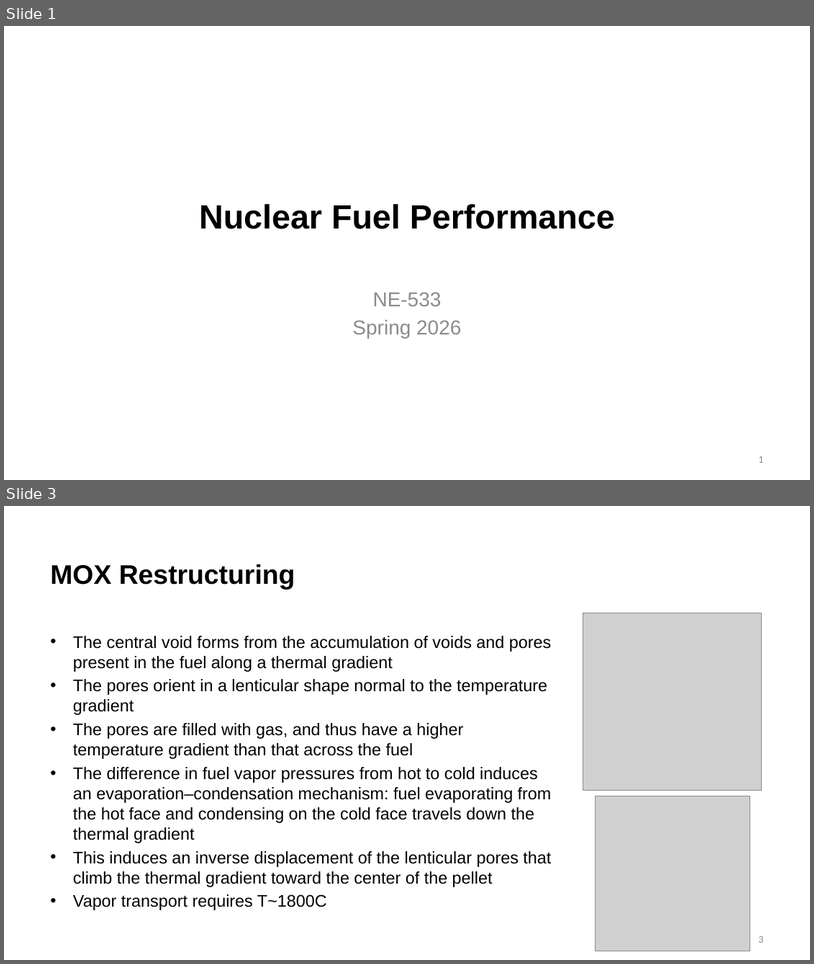
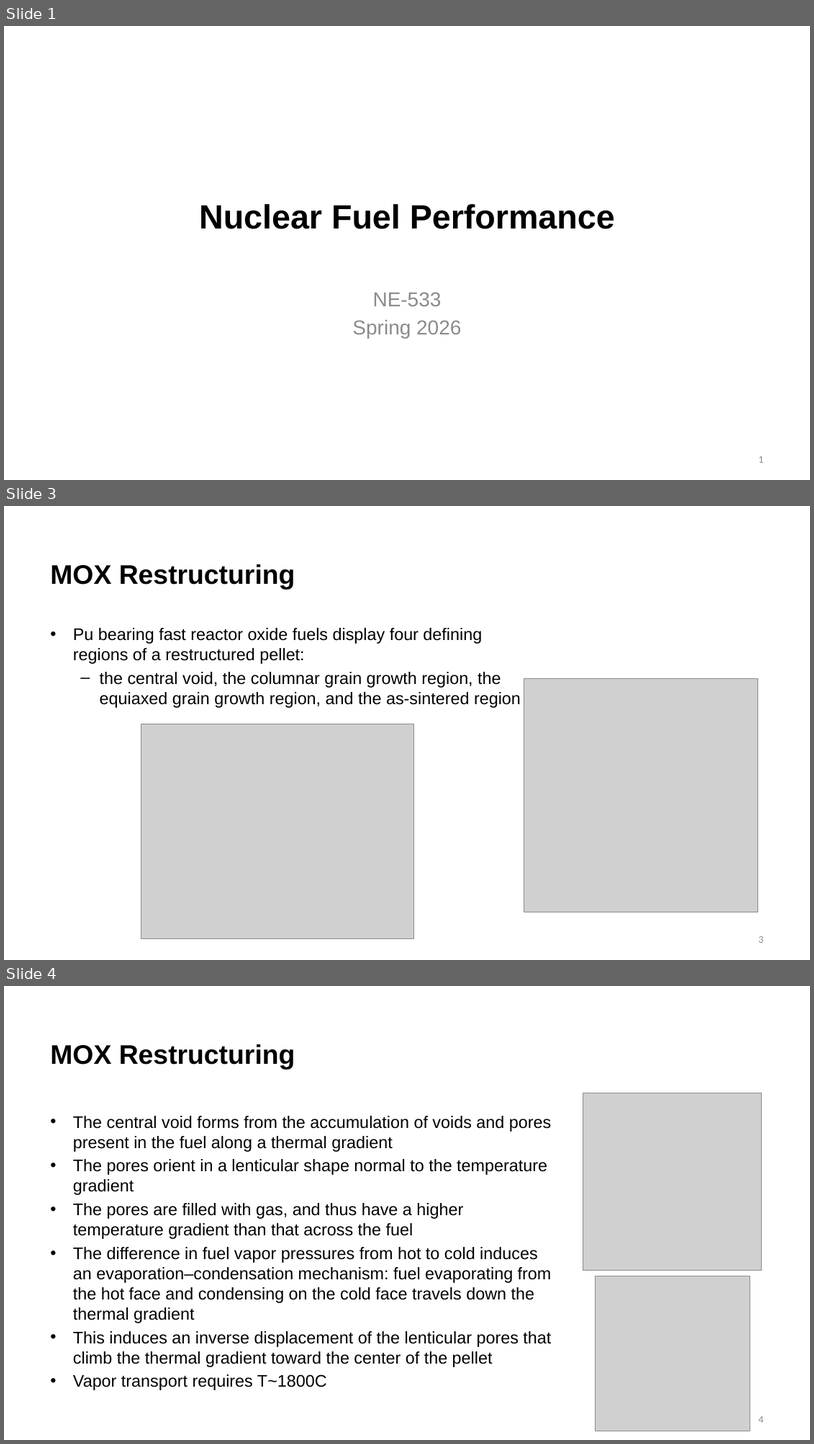
Before and after one commit to benbeeler/TEACHING, a slide deck: Nuclear_Fuel_Performance/NE533_Spring2026/Module4/Lec21_MOX.pptx. Shown one above the other, each under a label of ours: slides 1 and 3 before the commit, slides 1, 3 and 4 after it; the slides between them are not shown. The pictures are 814x964 and 814x1444 pixels, drawn with LibreOffice and Linux fonts; fonts in the diff are those of the drawing; grey boxes stand for pictures; background and template pictures are left out. Boxes give left, top, right and bottom in pixels: in the first picture for what was removed or moved away, otherwise in the second. Text is boxed around its words. In the diff, an @@ line names an element or a change of style, - is before the commit and + after.

```diff
--- a/Nuclear_Fuel_Performance/NE533_Spring2026/Module4/Lec21_MOX.pptx
+++ b/Nuclear_Fuel_Performance/NE533_Spring2026/Module4/Lec21_MOX.pptx
@@ slide 3 added at (x1=4, y1=506, x2=810, y2=960), background #FFFFFF @@
@@ title added at (x1=50, y1=564, x2=296, y2=590), 32 pt, text #000000, bold @@
+MOX Restructuring
@@ text added at (x1=73, y1=628, x2=521, y2=708), 20 pt, text #000000 @@
+• Pu bearing fast reactor oxide fuels display four defining regions of a restructured pellet:
+  – the central void, the columnar grain growth region, the equiaxed grain growth region, and the as-sintered region
@@ picture added at (x1=525, y1=678, x2=759, y2=912) @@
@@ picture added at (x1=142, y1=723, x2=415, y2=939) @@
@@ page number added at (x1=759, y1=936, x2=764, y2=942), 12 pt, text #8C8C8C @@
+3
@@ what was slide 3 is now slide 4 @@
@@ page number at (x1=759, y1=1416, x2=764, y2=1422): text changed @@
-3
+4
```
Also in this commit, not shown: 8 slides changed, 9 other files.
